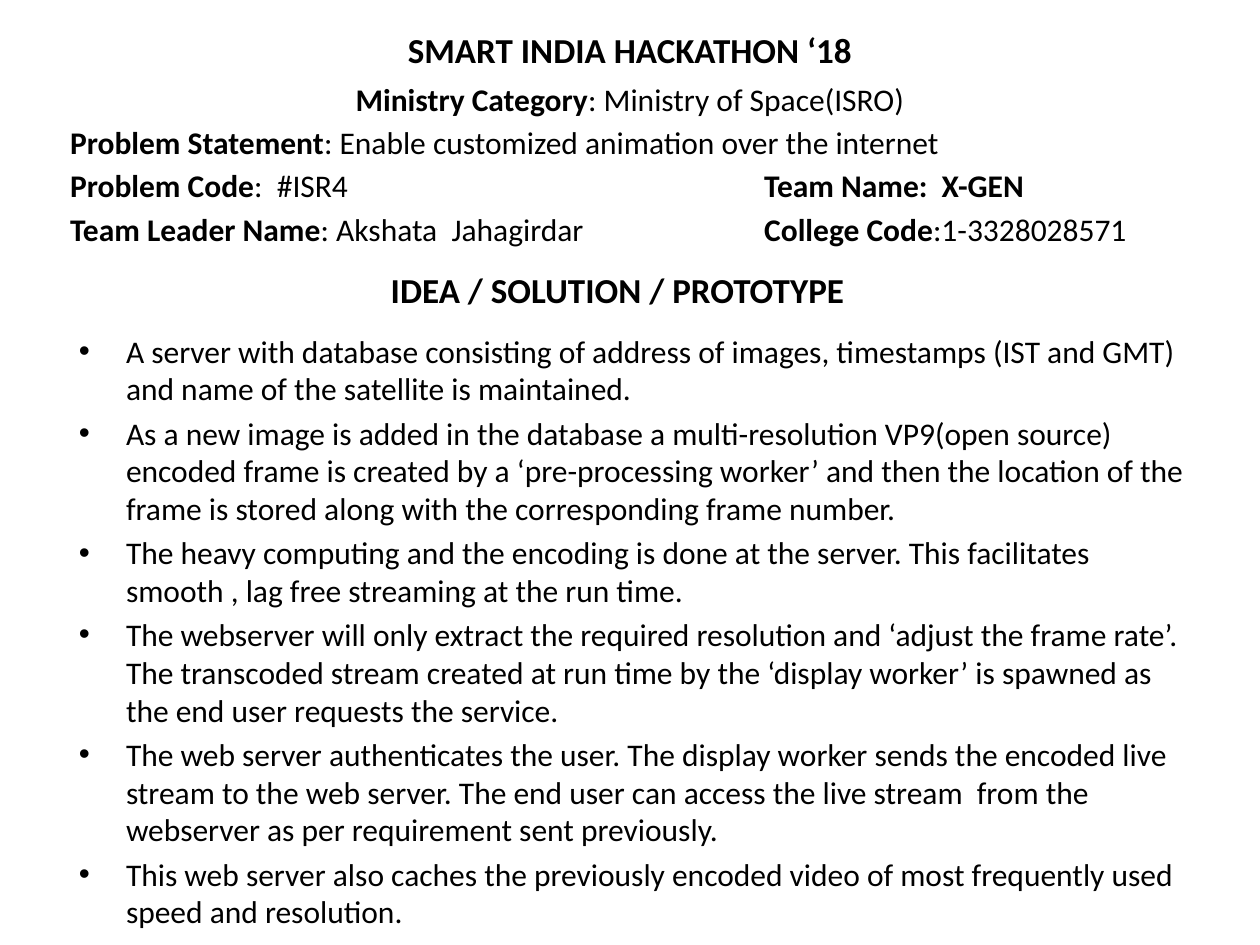
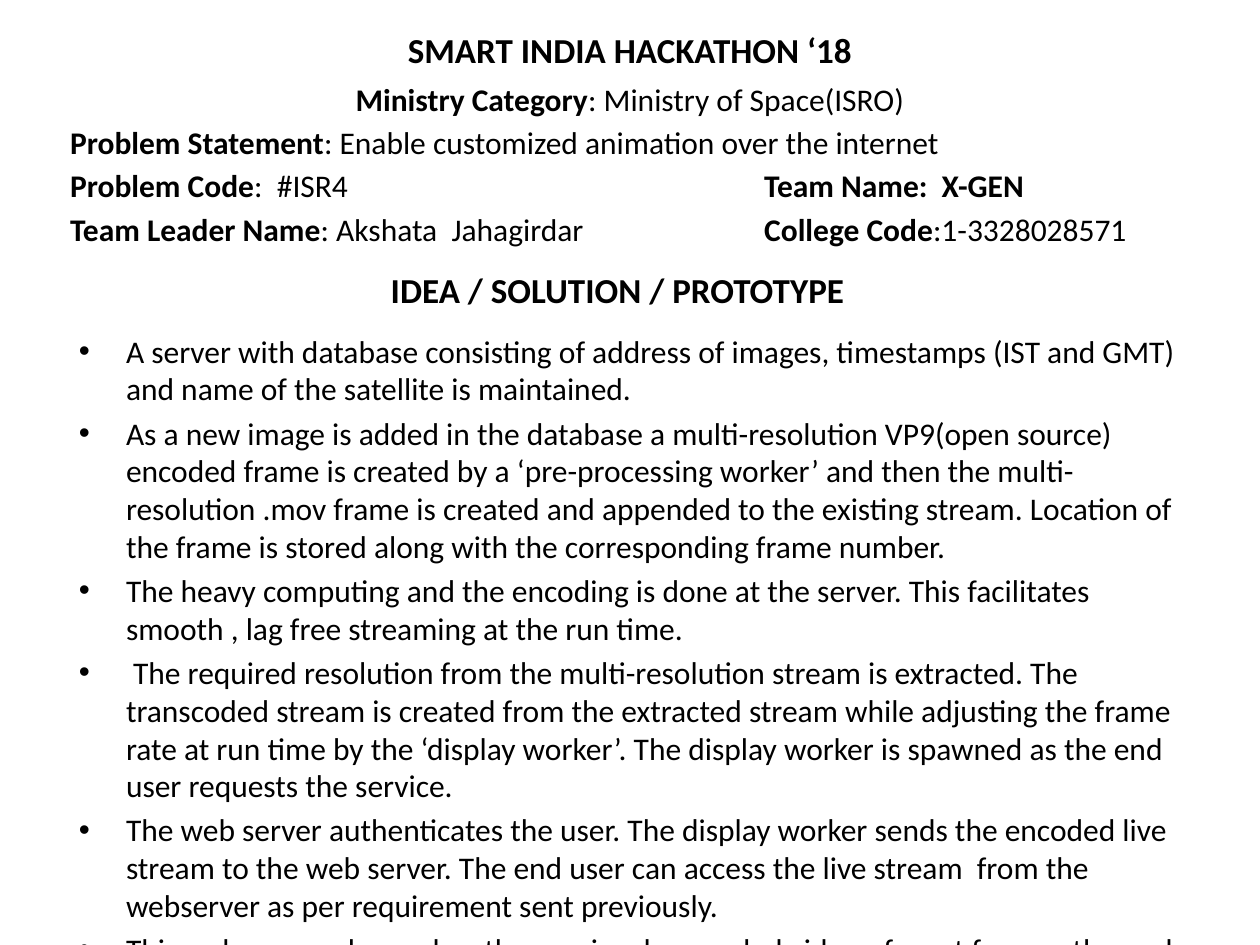
Before and after one commit to Dashree/sih2018, a slide deck: slide 1 of Gov_templates/Customized_animation.pptx. Drawn at 1260x945 pixels with LibreOffice and Linux fonts; fonts in the diff are those of the drawing. Boxes give left, top, right and bottom in pixels: in the first picture for what was removed or moved away, otherwise in the second. Text is boxed around its words. In the diff, an @@ line names an element or a change of style, - is before the commit and + after.

Commit message:
minor changes in the idea

```diff
--- a/Gov_templates/Customized_animation.pptx
+++ b/Gov_templates/Customized_animation.pptx
@@ text at box(126, 422, 1171, 564): text changed @@
-• As a new image is added in the database a multi-resolution VP9(open source) encoded frame is created by a ‘pre-processing worker’ and then the location of the frame is stored along with the corresponding frame number.
+• As a new image is added in the database a multi-resolution VP9(open source) encoded frame is created by a ‘pre-processing worker’ and then the multi-resolution .mov frame is created and appended to the existing stream. Location of the frame is stored along with the corresponding frame number.
@@ text at box(126, 662, 1171, 802): text changed @@
-• The webserver will only extract the required resolution and ‘adjust the frame rate’. The transcoded stream created at run time by the ‘display worker’ is spawned as the end user requests the service.
+• The required resolution from the multi-resolution stream is extracted. The transcoded stream is created from the extracted stream while adjusting the frame rate at run time by the ‘display worker’. The display worker is spawned as the end user requests the service.
```
